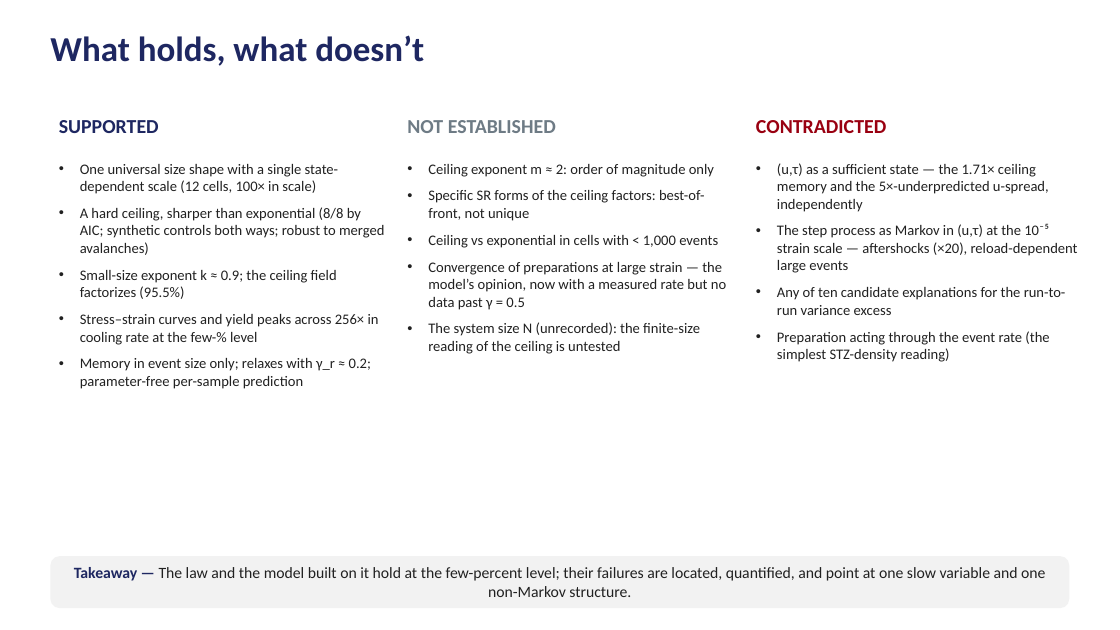
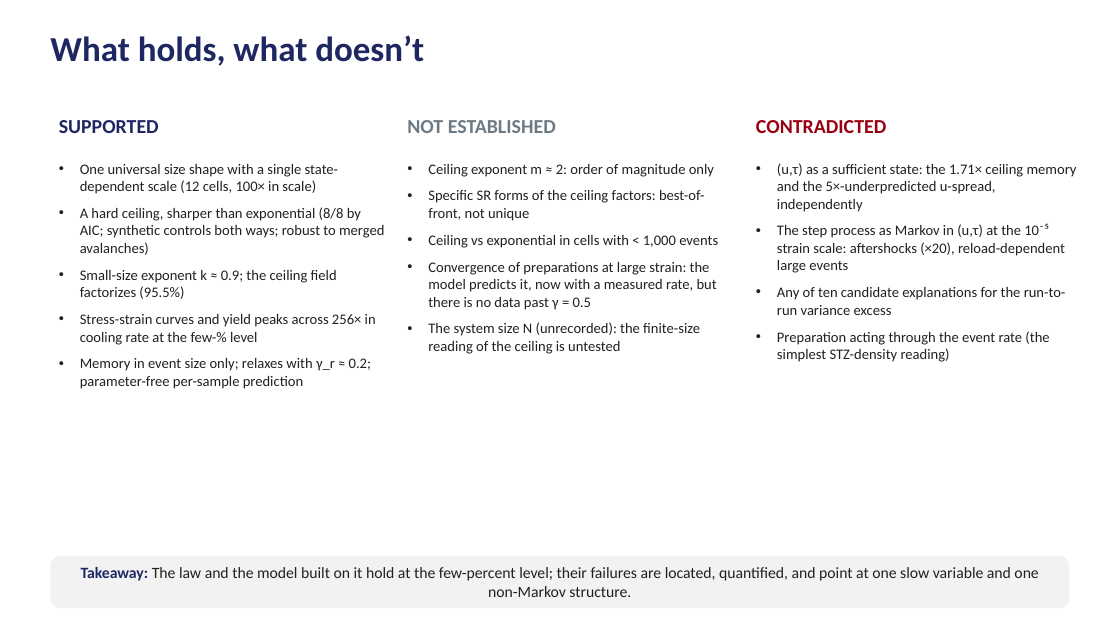
Before and after one commit to Samc73/SEEM, a slide deck: slide 19 of SEEM_project_deck.pptx. Drawn at 1120x630 pixels with LibreOffice and Linux fonts; fonts in the diff are those of the drawing. Boxes give left, top, right and bottom in pixels: in the first picture for what was removed or moved away, otherwise in the second. Text is boxed around its words. In the diff, an @@ line names an element or a change of style, - is before the commit and + after.

```diff
--- a/SEEM_project_deck.pptx
+++ b/SEEM_project_deck.pptx
@@ text at (777, 163, 1077, 273): text changed @@
-• (u,τ) as a sufficient state — the 1.71× ceiling memory and the 5×-underpredicted u-spread, independently
-• The step process as Markov in (u,τ) at the 10⁻⁵ strain scale — aftershocks (×20), reload-dependent large events
+• (u,τ) as a sufficient state: the 1.71× ceiling memory and the 5×-underpredicted u-spread, independently
+• The step process as Markov in (u,τ) at the 10⁻⁵ strain scale: aftershocks (×20), reload-dependent large events
@@ text at (428, 262, 717, 310): text changed @@
-• Convergence of preparations at large strain — the model’s opinion, now with a measured rate but no data past γ = 0.5
+• Convergence of preparations at large strain: the model predicts it, now with a measured rate, but there is no data past γ = 0.5
@@ text at (80, 314, 376, 345): text changed @@
-• Stress–strain curves and yield peaks across 256× in cooling rate at the few-% level
+• Stress-strain curves and yield peaks across 256× in cooling rate at the few-% level
@@ text in rounded rectangle at (81, 567, 1038, 597): text changed @@
-Takeaway — The law and the model built on it hold at the few-percent level; their failures are located, quantified, and point at one slow variable and one non-Markov structure.
+Takeaway: The law and the model built on it hold at the few-percent level; their failures are located, quantified, and point at one slow variable and one non-Markov structure.
```
Also in this commit, not shown: 19 other slides changed, 1 other file.
